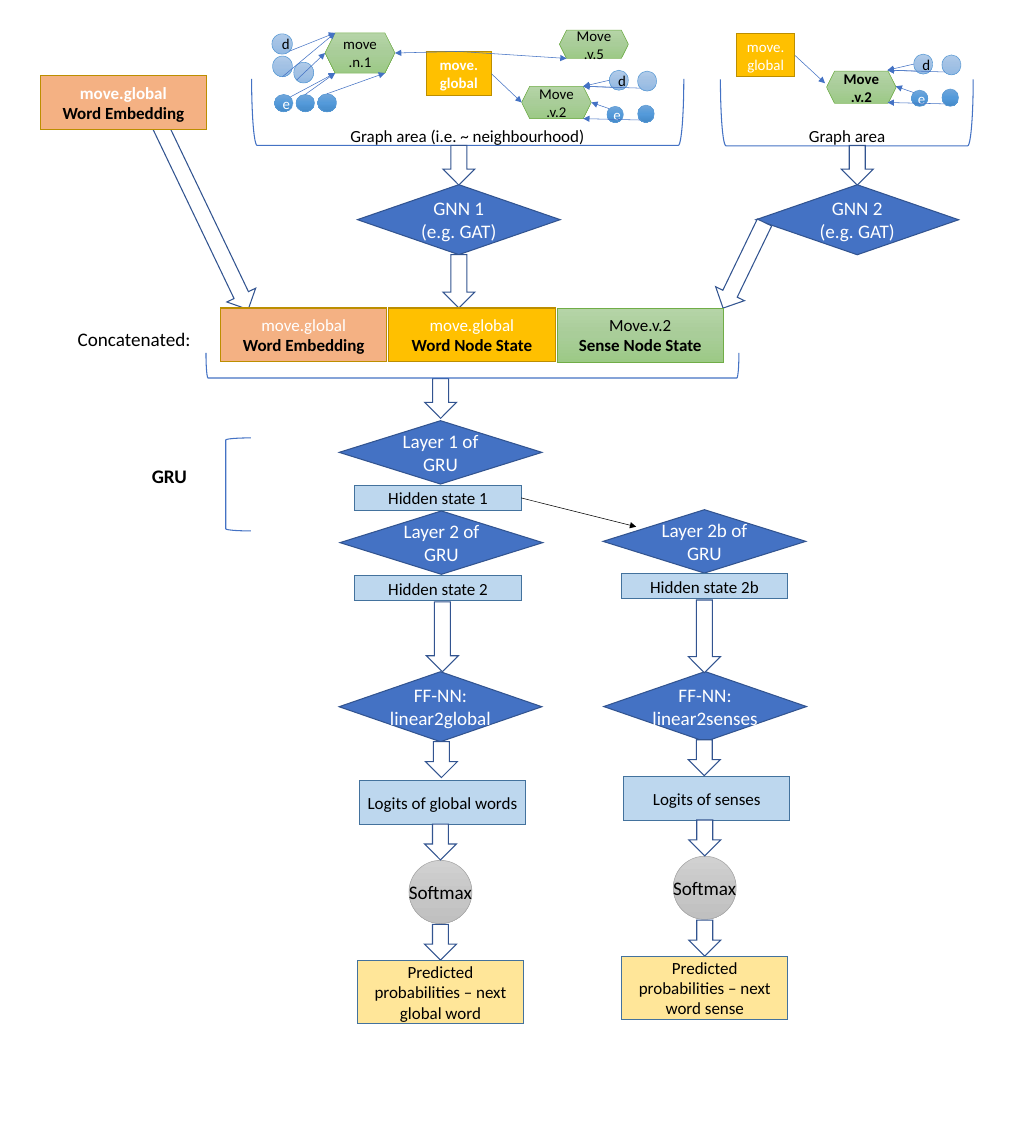
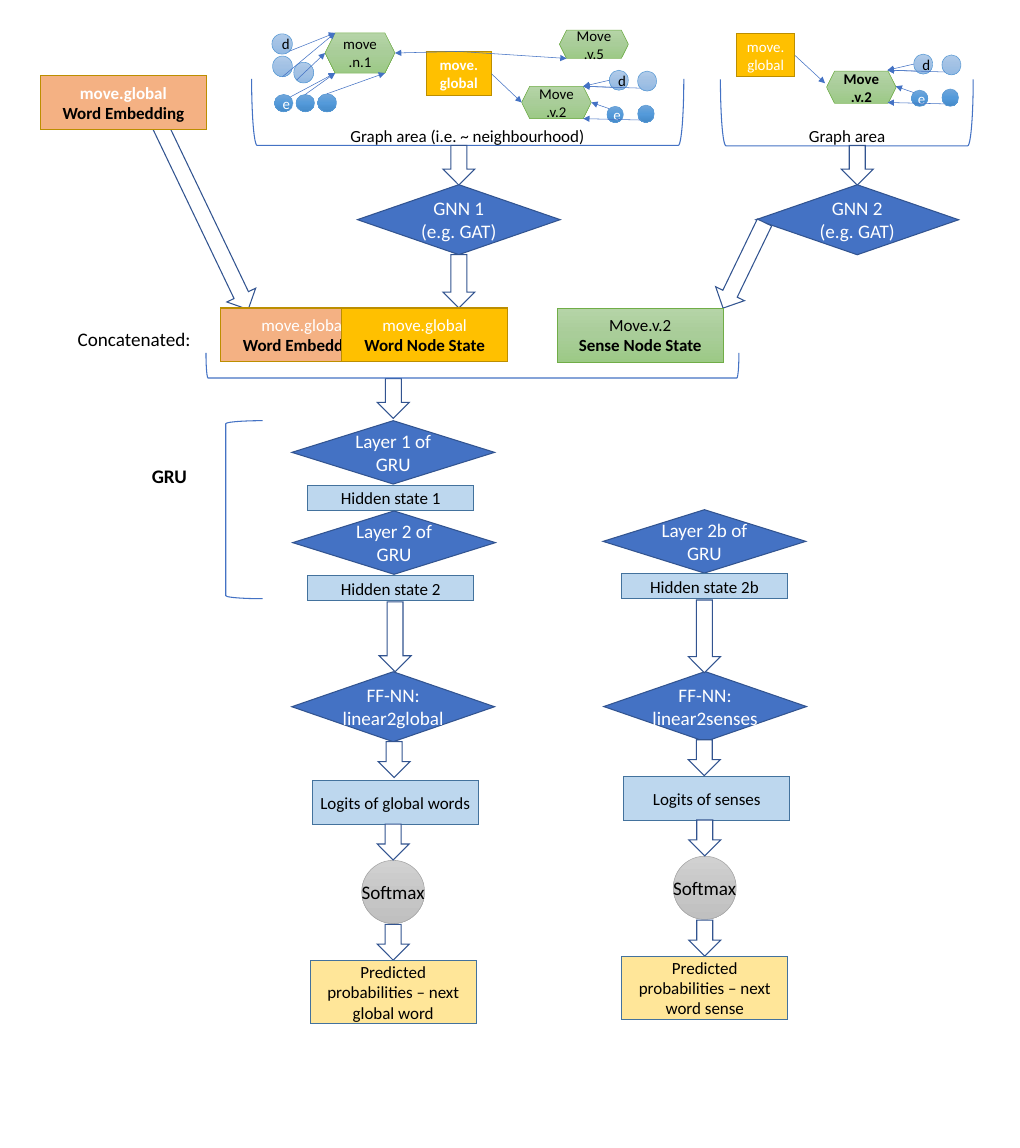
Before and after one commit to AndreaLK3/Multi-sense-LM, a slide deck: slide 1 of Media/SenseArchitecture.pptx. Drawn at 1020x1148 pixels with LibreOffice and Linux fonts; fonts in the diff are those of the drawing. Boxes give left, top, right and bottom in pixels: in the first picture for what was removed or moved away, otherwise in the second. Text is boxed around its words. In the diff, an @@ line names an element or a change of style, - is before the commit and + after.

```diff
--- a/Media/SenseArchitecture.pptx
+++ b/Media/SenseArchitecture.pptx
@@ left bracket: place and size @@
-left bracket at [226,438,251,531]
+left bracket at [226,421,262,599]
@@ arrow removed from (521, 498) to (637, 526) @@
@@ 3 diamonds, 3 rectangles, 2 down arrows, 1 ellipse: place and size @@
-3 diamonds, 3 rectangles, 2 down arrows, 1 ellipse at [339,421,543,1024]
+3 diamonds, 3 rectangles, 2 down arrows, 1 ellipse at [292,421,496,1024]
@@ 3 down arrows, 2 rectangles: place and size @@
-3 down arrows, 2 rectangles at [360,308,555,960]
+3 down arrows, 2 rectangles at [312,308,507,960]
```
Also in this commit, not shown: 1 slide added, 6 other files.
